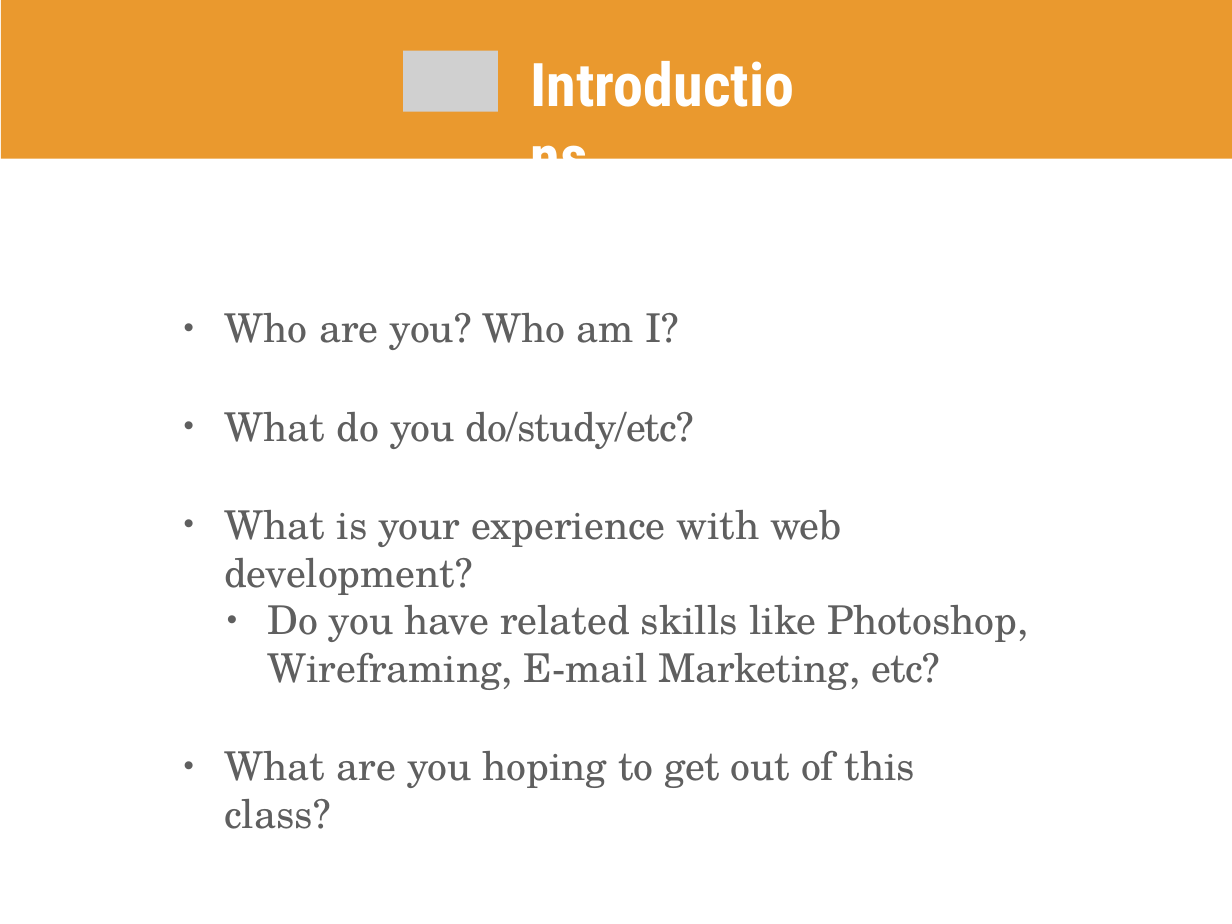
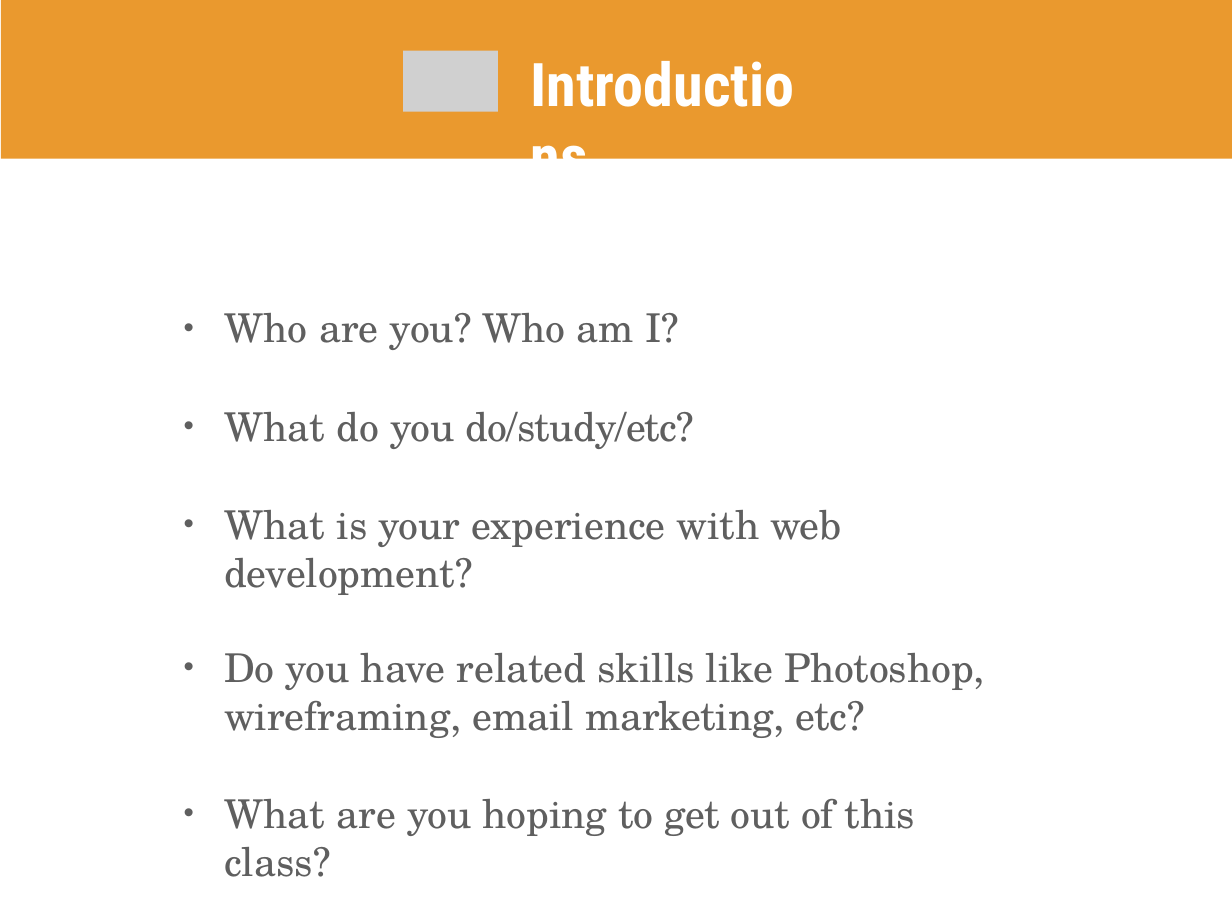
Before and after one commit to kweeket/dev-101, a slide deck: slide 2 of slides/week-1.pptx. Drawn at 1232x924 pixels with LibreOffice and Linux fonts; fonts in the diff are those of the drawing; grey boxes stand for pictures. Boxes give left, top, right and bottom in pixels: in the first picture for what was removed or moved away, otherwise in the second. Text is boxed around its words. In the diff, an @@ line names an element or a change of style, - is before the commit and + after.

```diff
--- a/slides/week-1.pptx
+++ b/slides/week-1.pptx
@@ text at [224,653,985,738]: text changed @@
-  • Do you have related skills like Photoshop, Wireframing, E-mail Marketing, etc?
+• Do you have related skills like Photoshop, wireframing, email marketing, etc?
```
Also in this commit, not shown: 15 other slides changed, 1 other file.
